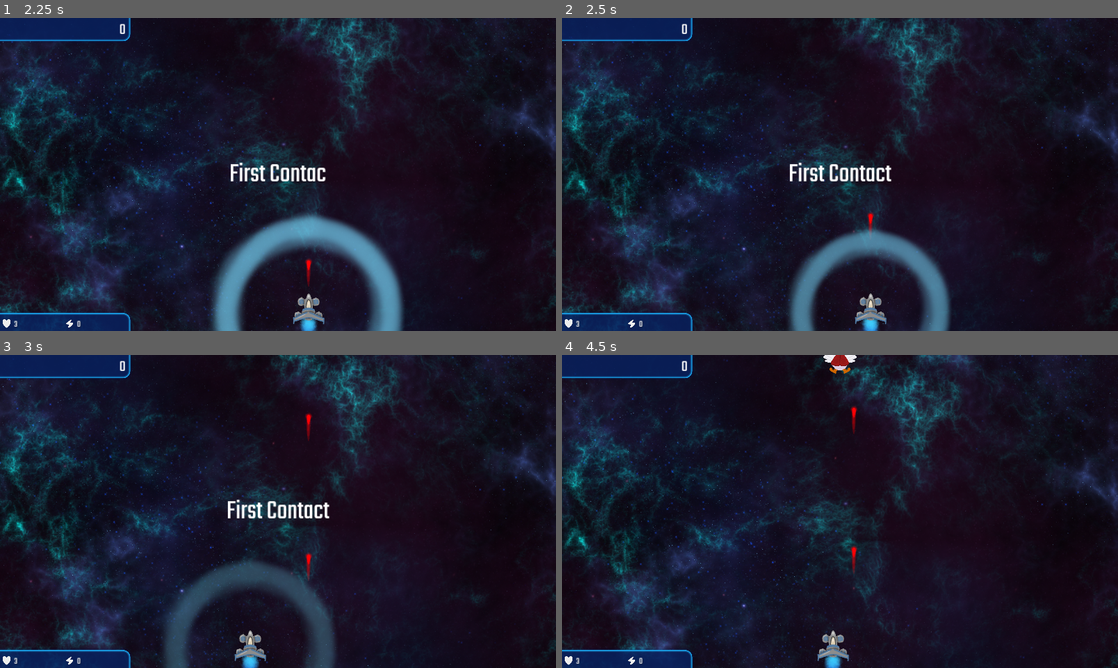
Above: before the commit, frames 1-4 (two rows, left to right).
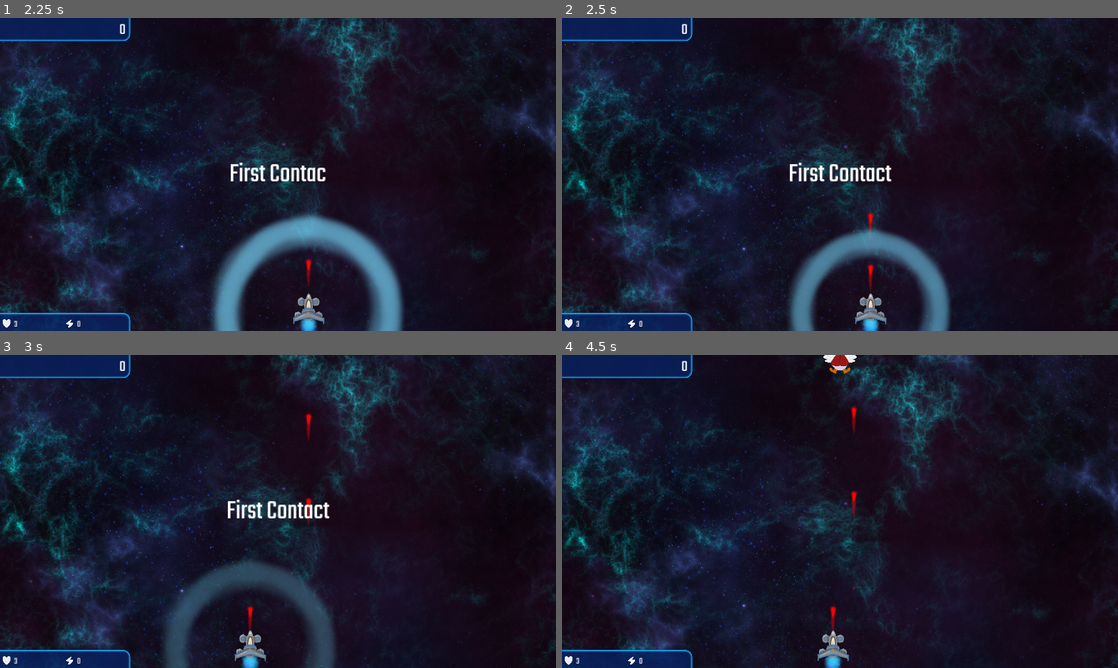
Above: after the commit, the same moments.

Repository: veprogames/numbercluck
Game: Godot game, scene res://src/main_menu/main_menu.tscn
The game is run twice, just before and just after one commit, with the same random seed, the same clock (stepped at 60 frames per second) and the same inputs.
Inputs (mouse positions are in pixels of both pictures, inside the frame that each line leads up to):
- Up to frame 1 (2.25 s): click "Missions" at 0.5 s; click "A new Beginning" at 1.25 s; move the mouse to (305, 174) at 2.02 s; press the mouse at (305, 174) at 2.03 s
- Up to frame 2 (2.5 s): no input
- Up to frame 3 (3 s): move the mouse to (250, 511) at 2.77 s; release the mouse at (250, 511) at 2.78 s; click (250, 511) at 2.85 s
- Up to frame 4 (4.5 s): move the mouse to (851, 505) at 3.52 s; press the mouse at (851, 505) at 3.53 s; move the mouse to (834, 517) at 4.27 s; release the mouse at (834, 517) at 4.28 s; click (834, 517) at 4.35 s

Frame 1 is identical in both runs. In frame 2, less than 0.1% of the frame differs, in the area x 54-57%, y 78-88%; in frame 3, 0.2%; in frame 4, 0.2%, in the area x 48-54%, y 43-89%.

Commit message:
fix bullet pod desync

Diff:
--- a/src/weapon/bullet_pod.gd
+++ b/src/weapon/bullet_pod.gd
@@ -5,30 +5,30 @@
 @export var interval: float
 @export var random_interval: float
 
-var t: float = 0
-
 var audio_player: AudioStreamPlayer2D
 
 @onready var level: Node2D = get_tree().get_first_node_in_group(&"level")
 
+var next_shot: int = Time.get_ticks_usec()
+
 
 func _ready() -> void:
+	next_shot += int(interval * 1000000.0)
+
 	if get_child_count() > 0:
 		audio_player = get_children()[0] as AudioStreamPlayer2D
 
 
 func _physics_process(delta: float) -> void:
-	if interval > 0:
-		t += 1 / interval * delta
-
 	if random_interval > 0 and randf() < delta / random_interval:
-		t += 1
-
-	t = minf(1, t)
+		shoot()
 
 
 func shoot() -> void:
-	t = 0
+	if interval > 0:
+		var skips: int = int((Time.get_ticks_usec() - next_shot) / 1000000.0 / interval)
+		next_shot += int(skips * interval * 1000000.0)
+	next_shot += int(interval * 1000000.0)
 	var bullet_: Bullet = create_bullet()
 	if is_instance_valid(audio_player):
 		audio_player.stream = bullet_.sound
@@ -43,3 +43,7 @@
 	b.angle += rotation
 	b.rotation = b.get_bullet_rotation()
 	return b
+
+
+func can_shoot() -> bool:
+	return interval > 0 and Time.get_ticks_usec() >= next_shot
--- a/src/weapon/bullet_pod_enemy.gd
+++ b/src/weapon/bullet_pod_enemy.gd
@@ -5,5 +5,5 @@
 func _physics_process(delta: float) -> void:
 	super._physics_process(delta)
 
-	if t >= 1:
+	if can_shoot():
 		super.shoot()
--- a/src/weapon/bullet_pod_player.gd
+++ b/src/weapon/bullet_pod_player.gd
@@ -8,8 +8,6 @@
 func _ready() -> void:
 	super._ready()
 
-	t = 1
-
 	if is_instance_valid(audio_player):
 		audio_player.pitch_scale = pitch_scale
 		audio_player.volume_db = linear_to_db(volume_linear)
@@ -18,5 +16,5 @@
 func _physics_process(delta: float) -> void:
 	super._physics_process(delta)
 
-	if Input.is_action_pressed(&"player_shoot") and t >= 1:
+	if Input.is_action_pressed(&"player_shoot") and can_shoot():
 		super.shoot()
